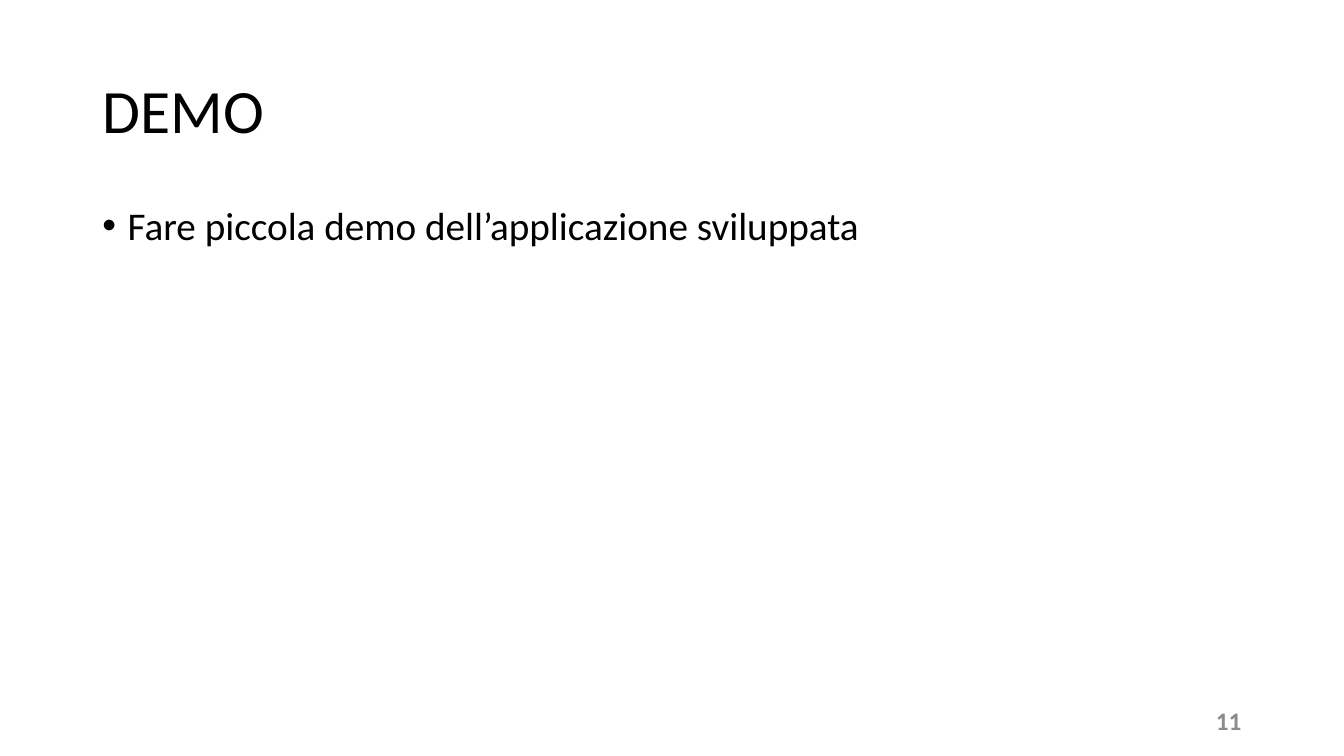
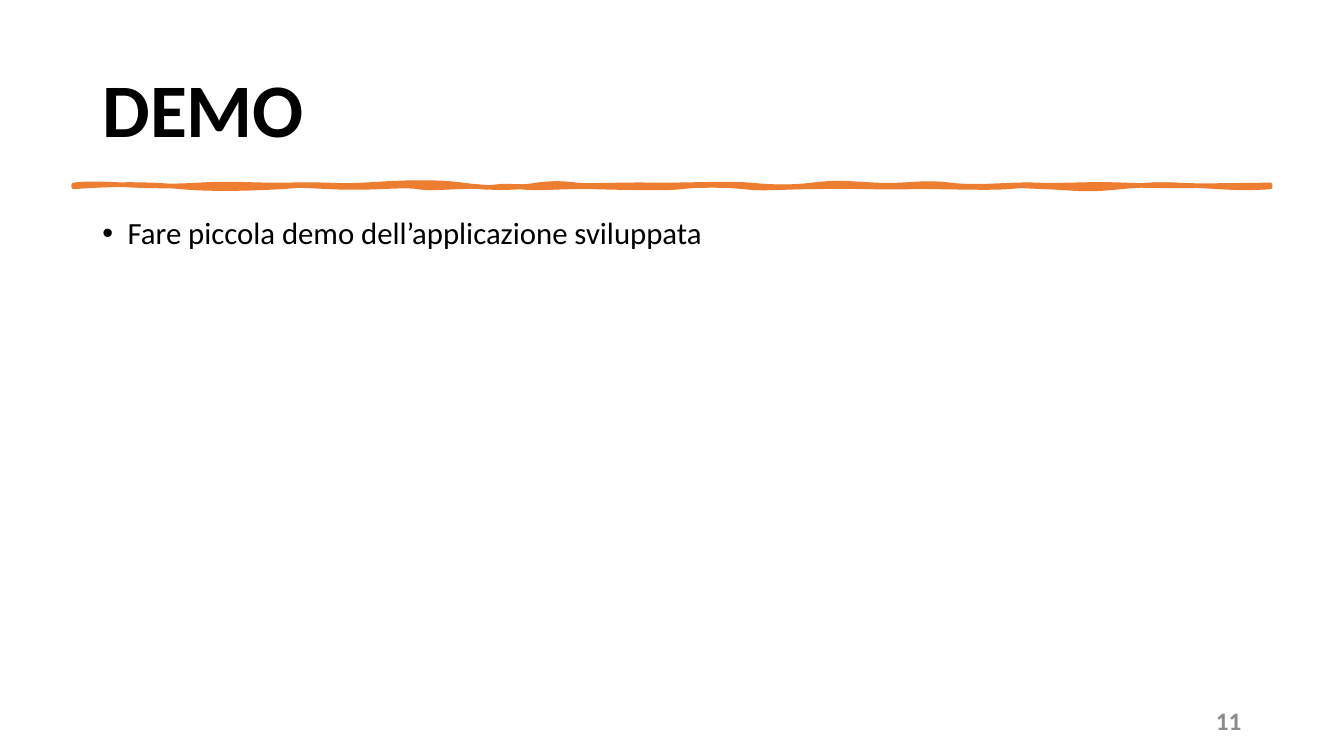
Before and after one commit to mangilimatteo/Progetto_Ingegneria_Software_Cattaneo_Mangili_Saini, a slide deck: slide 11 of Presentazione_Progetto.pptx. Drawn at 1344x756 pixels with LibreOffice and Linux fonts; fonts in the diff are those of the drawing. Boxes give left, top, right and bottom in pixels: in the first picture for what was removed or moved away, otherwise in the second. Text is boxed around its words. In the diff, an @@ line names an element or a change of style, - is before the commit and + after.

```diff
--- a/Presentazione_Progetto.pptx
+++ b/Presentazione_Progetto.pptx
@@ title "DEMO" at box(102, 87, 304, 138): size 44 to 54 pt, bold on @@
@@ freeform shape added at box(74, 185, 1270, 187), fill #ED7D31, outline #ED7D31 3.25 pt @@
@@ text "Fare piccola demo dell’applicazione sviluppata": place and size @@
-text "Fare piccola demo dell’applicazione sviluppata" at box(128, 212, 859, 247)
+text "Fare piccola demo dell’applicazione sviluppata" at box(128, 222, 701, 249)
@@ text "Fare piccola demo dell’applicazione sviluppata" at box(128, 222, 701, 249): size 28 to 22 pt @@
```
Also in this commit, not shown: 11 other slides changed.
